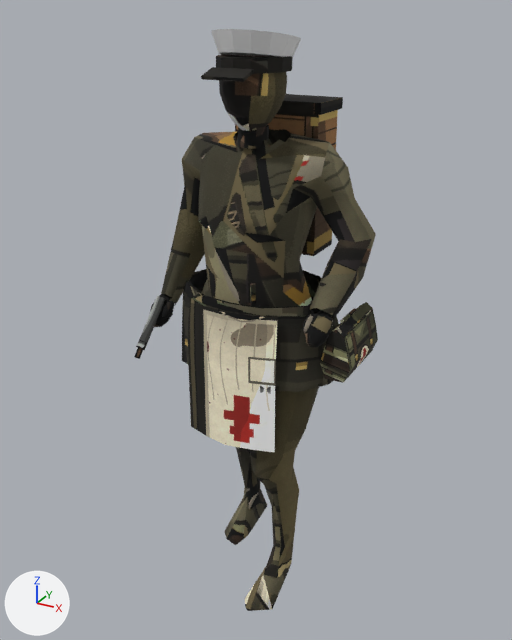
One commit to the glTF model client/assets/units/combat-medic.glb: the scene before it, then after it.
The view is the same before and after, from a 50 mm camera at (0.659, -1.23, 1.232) aimed at (-0.002, -0.028, 0.63). The lights are fixed; the arrows at lower left show +X, +Y and +Z. The older version comes first. Vertices at exactly the same position are counted once.

Names of what the first picture shows: 'Accent', 'Back', 'Body', 'Coat', 'Helmet', 'Hip' and 1 more.
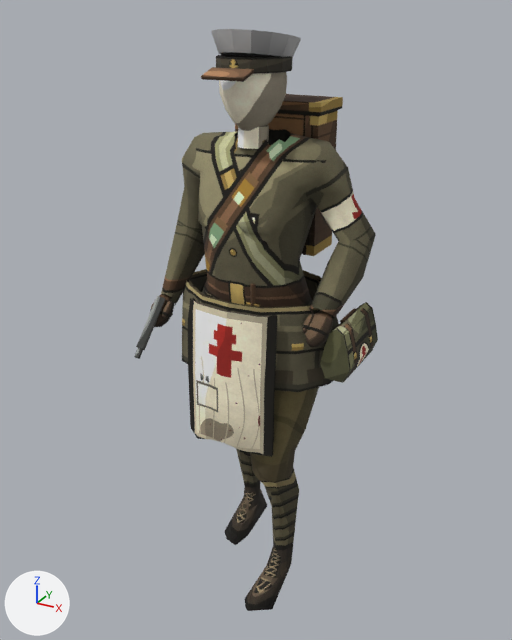
Where the change shows, as pixel boxes [x1, y1, x2, y2] in the pictures (512 x 640 px; the box of a moved part takes in the faces that stretch with it):
'Coat', reshaped
    before: [182, 269, 339, 452]
    after: [182, 269, 339, 457]
'Accent', recoloured (darker)
    both: [211, 29, 301, 58]
part 1 of me_body, surface changed
    both: [151, 72, 376, 611]
part 2 of me_coat, moved or reshaped
    before: [188, 298, 278, 452]
    after: [188, 298, 278, 457]
part 3 of me_coat, surface changed (lighter)
    both: [182, 269, 339, 392]
part 4 of me_helmet, surface changed (lighter)
    both: [201, 55, 292, 82]
part 5 of me_back, surface changed
    both: [235, 94, 343, 256]
part 6 of me_hip, surface changed
    both: [246, 283, 377, 383]

What changed in the scene script:
```text
Change mat_accent:
    add n2 = _N.new('ShaderNodeMix'); n2.name = 'Mix'
    add n2.data_type = 'RGBA'
    add n2.blend_type = 'MULTIPLY'
    add n2.inputs[0].default_value = 1.0  # 'Factor'
    add n2.inputs[7].default_value = (0.8, 0.8, 0.8, 1.0)  # 'B', white #e7e7e7
    add n3 = _N.new('ShaderNodeVertexColor'); n3.name = 'Color Attribute'
    where n0 = _N.new('ShaderNodeBsdfPrincipled'); n0.name = 'Principled BSDF'
    add _L.new(n2.outputs[2], n0.inputs[0])  # 'Result' to 'Base Color'
    add _L.new(n3.outputs[0], n2.inputs[6])  # 'Color' to 'A'
Change me_body:
    where me_body.from_pydata(...)  # 494 vertices, 899 faces; spans x -0.203..0.226, y -0.208..0.144, z 0.0..1.149
    used by ob_body; location = (0.0, 0.0, 0.0)
    me_body part 1: 897 kept faces spanning x -0.203..0.226, y -0.208..0.144, z 0.0..1.149 get new texture (UV) coordinates
Change me_coat:
    used by ob_coat; location = (0.0, 0.0, 0.0)
    remove me_coat.from_pydata(...)  # 188 vertices, 272 faces; spans x -0.179..0.19, y -0.165..0.121, z 0.4..0.711
    add me_coat.from_pydata(...)  # 226 vertices, 336 faces; spans x -0.179..0.19, y -0.171..0.121, z 0.391..0.711
    me_coat part 2: 55 vertices removed from x -0.102..0.102, y -0.165..-0.122, z 0.4..0.697; 93 vertices added at x -0.102..0.103, y -0.171..-0.122, z 0.391..0.697
    me_coat part 3: 192 kept faces spanning x -0.179..0.19, y -0.152..0.121, z 0.538..0.711 get new texture (UV) coordinates
Change me_helmet:
    where me_helmet.from_pydata(...)  # 36 vertices, 64 faces; spans x -0.065..0.065, y -0.153..0.04, z 1.12..1.154
    used by ob_helmet; location = (0.0, 0.0, 0.0)
    me_helmet part 4: texture (UV) coordinates of 64 of 64 faces, centred in x -0.065..0.065, y -0.152..0.037, z 1.122..1.154, changed; they spanned u 0.01..0.92, v 0.01..0.99 and now span u 0.02..0.97, v 0.02..0.97
Change me_back:
    where me_back.from_pydata(...)  # 16 vertices, 24 faces; spans x -0.099..0.099, y 0.04..0.147, z 0.765..1.069
    used by ob_back; location = (0.0, 0.0, 0.0)
    me_back part 5: texture (UV) coordinates of 24 of 24 faces, centred in x -0.099..0.099, y 0.04..0.147, z 0.765..1.069, changed; they spanned u 0.01..0.96, v 0.01..0.99 and now span u 0.01..0.99, v 0.01..0.96
Change me_hip:
    where me_hip.from_pydata(...)  # 66 vertices, 108 faces; spans x -0.103..0.239, y -0.127..0.075, z 0.575..0.751
    used by ob_hip; location = (0.0, 0.0, 0.0)
    me_hip part 6: texture (UV) coordinates of 108 of 108 faces, centred in x -0.103..0.236, y -0.125..0.073, z 0.575..0.751, changed; they spanned u 0.01..0.99, v 0.01..0.97 and now span u 0.01..0.99, v 0.01..0.99
```
